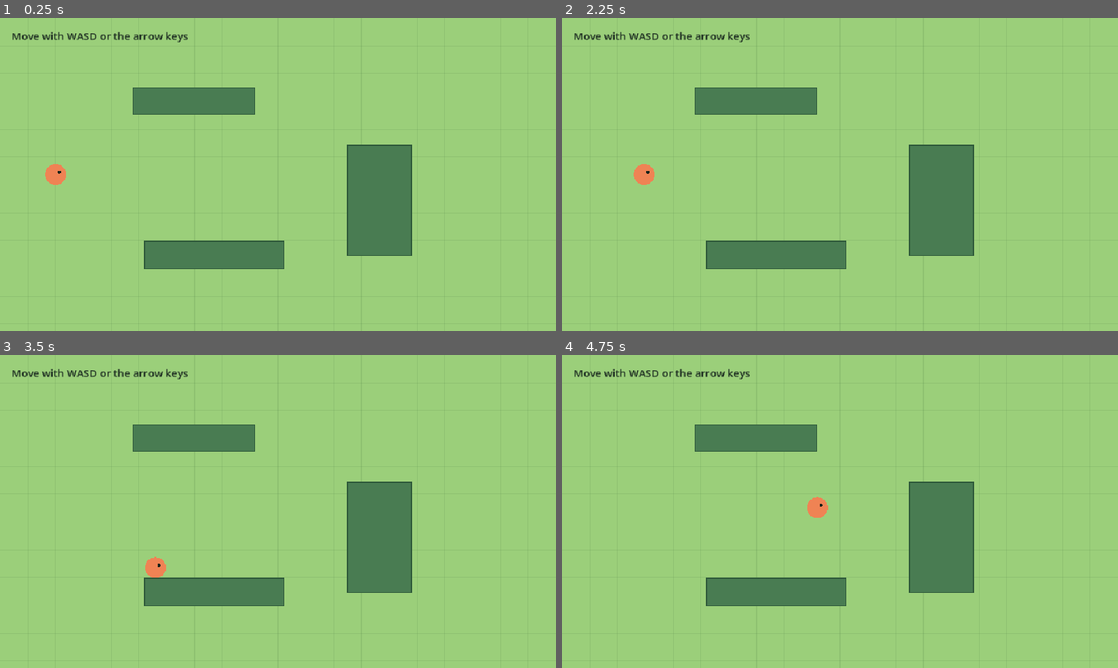
Above: before the commit, frames 1-4 (two rows, left to right).
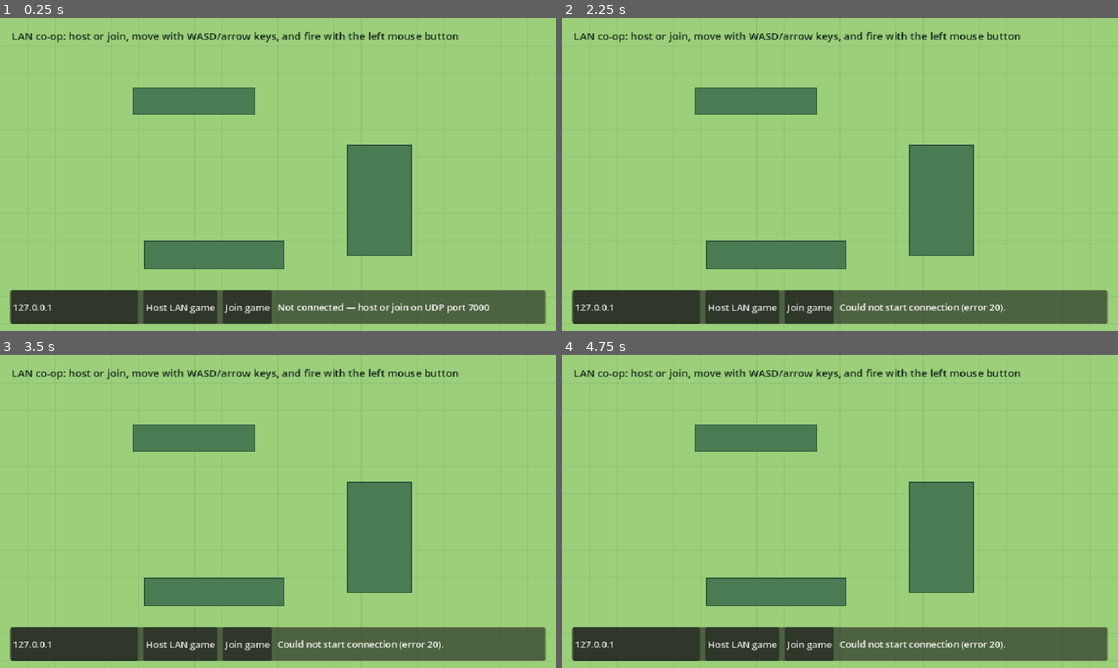
Above: after the commit, the same moments.

Repository: Eth217/beep-boop
Game: Godot game, scene res://scenes/world.tscn
The game is run twice, just before and just after one commit, with the same random seed, the same clock (stepped at 60 frames per second) and the same inputs.
Inputs (mouse positions are in pixels of both pictures, inside the frame that each line leads up to):
- Up to frame 1 (0.25 s): no input
- Up to frame 2 (2.25 s): click (739, 305) at 0.5 s, where only the run after the commit has a clickable "Host LAN game"; click (806, 305) at 1.25 s, where only the run after the commit has a clickable "Join game"; move the mouse to (962, 158) at 2.02 s; hold D from 2.03 s (still down); click (962, 158) at 2.17 s
- Up to frame 3 (3.5 s): move the mouse to (166, 527) at 2.77 s; release D at 2.78 s; hold S from 2.78 s (still down); click (166, 527) at 2.92 s
- Up to frame 4 (4.75 s): move the mouse to (895, 442) at 3.52 s; release S at 3.53 s; hold D 3.53-4.28 s; click (895, 442) at 3.67 s; move the mouse to (812, 574) at 4.27 s; hold W from 4.28 s (still down); click (812, 574) at 4.42 s

The runs differ from the first frame. In frame 1, 12% of the frame differs, in the area x 1-99%, y 4-98%; in frame 2, 12%; in frame 3, 12%; in frame 4, 12%.

Commit message:
Publish multiplayer arena game

Diff:
--- a/project.godot
+++ b/project.godot
@@ -1,11 +1,18 @@
 ; Engine configuration file.
-; Edit this in Godot rather than by hand when possible.
+; It's best edited using the editor UI and not directly,
+; since the parameters that go here are not all obvious.
+;
+; Format:
+;   [section] ; section goes between []
+;   param=value ; assign values to parameters
+
 config_version=5
 
 [application]
 
 config/name="Reimagined Spoon"
 run/main_scene="res://scenes/world.tscn"
+config/features=PackedStringArray("4.7")
 
 [display]
 
--- /dev/null
+++ b/scenes/bullet.tscn
@@ -0,0 +1,15 @@
+[gd_scene load_steps=3 format=3]
+
+[ext_resource type="Script" path="res://scripts/bullet.gd" id="1_bullet"]
+
+[sub_resource type="CircleShape2D" id="CircleShape2D_bullet"]
+radius = 6.0
+
+[node name="Bullet" type="Area2D"]
+collision_layer = 4
+collision_mask = 3
+monitoring = true
+script = ExtResource("1_bullet")
+
+[node name="CollisionShape2D" type="CollisionShape2D" parent="."]
+shape = SubResource("CircleShape2D_bullet")
--- /dev/null
+++ b/scenes/player.tscn
@@ -0,0 +1,14 @@
+[gd_scene load_steps=3 format=3]
+
+[ext_resource type="Script" path="res://scripts/player.gd" id="1_player"]
+
+[sub_resource type="CircleShape2D" id="CircleShape2D_player"]
+radius = 18.0
+
+[node name="Player" type="CharacterBody2D"]
+collision_layer = 2
+collision_mask = 1
+script = ExtResource("1_player")
+
+[node name="CollisionShape2D" type="CollisionShape2D" parent="."]
+shape = SubResource("CircleShape2D_player")
--- a/scenes/world.tscn
+++ b/scenes/world.tscn
@@ -1,26 +1,19 @@
-[gd_scene load_steps=4 format=3]
+[gd_scene format=3 uid="uid://ck8a2g2tmr2tc"]
 
-[ext_resource type="Script" path="res://scripts/world.gd" id="1_world"]
-[ext_resource type="Script" path="res://scripts/player.gd" id="2_player"]
+[ext_resource type="Script" uid="uid://s0d4o3lnaqc3" path="res://scripts/world.gd" id="1_world"]
 
-[sub_resource type="CircleShape2D" id="CircleShape2D_player"]
-radius = 18.0
-
-[node name="World" type="Node2D"]
+[node name="World" type="Node2D" unique_id=472718102]
 script = ExtResource("1_world")
 
-[node name="Player" type="CharacterBody2D" parent="."]
-position = Vector2(96, 270)
-script = ExtResource("2_player")
+[node name="Players" type="Node2D" parent="." unique_id=1307828147]
 
-[node name="CollisionShape2D" type="CollisionShape2D" parent="Player"]
-shape = SubResource("CircleShape2D_player")
+[node name="Bullets" type="Node2D" parent="."]
 
-[node name="Instructions" type="Label" parent="."]
+[node name="Instructions" type="Label" parent="." unique_id=193161952]
 offset_left = 20.0
 offset_top = 18.0
-offset_right = 640.0
+offset_right = 760.0
 offset_bottom = 50.0
 theme_override_colors/font_color = Color(0.1, 0.16, 0.12, 1)
 theme_override_font_sizes/font_size = 18
-text = "Move with WASD or the arrow keys"
+text = "LAN co-op: host or join, move with WASD/arrow keys, and fire with the left mouse button"
--- /dev/null
+++ b/scripts/bullet.gd
@@ -0,0 +1,52 @@
+class_name NetworkBullet
+extends Area2D
+
+@export var speed := 600.0
+@export var lifetime := 1.5
+
+var bullet_id := -1
+var shooter_peer_id := 0
+var direction := Vector2.RIGHT
+var remaining_lifetime := 0.0
+
+signal impacted(bullet: NetworkBullet, hit_body: Node2D)
+
+
+func _ready() -> void:
+	remaining_lifetime = lifetime
+	body_entered.connect(_on_body_entered)
+	queue_redraw()
+
+
+func setup(id: int, shooter_id: int, start_position: Vector2, aim_direction: Vector2) -> void:
+	bullet_id = id
+	shooter_peer_id = shooter_id
+	global_position = start_position
+	direction = aim_direction.normalized()
+	rotation = direction.angle()
+
+
+func simulate_server_movement(delta: float) -> bool:
+	if not multiplayer.is_server():
+		return false
+
+	global_position += direction * speed * delta
+	remaining_lifetime -= delta
+	return remaining_lifetime <= 0.0
+
+
+@rpc("authority", "unreliable")
+func sync_state(new_position: Vector2) -> void:
+	global_position = new_position
+
+
+func _on_body_entered(body: Node2D) -> void:
+	if not multiplayer.is_server():
+		return
+	if body is NetworkPlayer and body.owner_peer_id == shooter_peer_id:
+		return
+	impacted.emit(self, body)
+
+
+func _draw() -> void:
+	draw_circle(Vector2.ZERO, 6.0, Color("fff3a0"))
--- a/scripts/player.gd
+++ b/scripts/player.gd
@@ -1,6 +1,18 @@
+class_name NetworkPlayer
 extends CharacterBody2D
 
+const MAX_HEALTH := 100
+
 @export var speed := 230.0
+@export var fire_cooldown := 0.22
+
+var owner_peer_id := 1
+var input_direction := Vector2.ZERO
+var last_fire_time_ms := -1000
+var health := MAX_HEALTH
+var round_active := true
+
+signal fire_requested(shooter_peer_id: int, direction: Vector2)
 
 
 func _ready() -> void:
@@ -8,16 +20,115 @@
 
 
 func _physics_process(_delta: float) -> void:
+	if not round_active or multiplayer.get_unique_id() != owner_peer_id:
+		return
+
 	var direction := Vector2(
 		float(Input.is_key_pressed(KEY_D) or Input.is_key_pressed(KEY_RIGHT)) - float(Input.is_key_pressed(KEY_A) or Input.is_key_pressed(KEY_LEFT)),
 		float(Input.is_key_pressed(KEY_S) or Input.is_key_pressed(KEY_DOWN)) - float(Input.is_key_pressed(KEY_W) or Input.is_key_pressed(KEY_UP))
 	).normalized()
 
-	velocity = direction * speed
+	if multiplayer.is_server():
+		input_direction = direction
+	else:
+		submit_input.rpc_id(1, direction)
+
+	if Input.is_mouse_button_pressed(MOUSE_BUTTON_LEFT):
+		_request_fire(_aim_direction())
+
+
+func simulate_server_movement() -> void:
+	if not multiplayer.is_server():
+		return
+
+	velocity = input_direction * speed
 	move_and_slide()
+	sync_state.rpc(position, velocity, health)
+
+
+@rpc("any_peer", "unreliable")
+func submit_input(direction: Vector2) -> void:
+	if not multiplayer.is_server():
+		return
+	if multiplayer.get_remote_sender_id() != owner_peer_id:
+		return
+	input_direction = direction.limit_length(1.0)
+
+
+func _request_fire(direction: Vector2) -> void:
+	if direction.is_zero_approx():
+		return
+
+	if multiplayer.is_server():
+		_fire_on_server(direction)
+	else:
+		submit_fire.rpc_id(1, direction)
+
+
+@rpc("any_peer", "unreliable")
+func submit_fire(direction: Vector2) -> void:
+	if not multiplayer.is_server():
+		return
+	if multiplayer.get_remote_sender_id() != owner_peer_id:
+		return
+	_fire_on_server(direction)
+
+
+func _fire_on_server(direction: Vector2) -> void:
+	if direction.is_zero_approx():
+		return
+
+	var current_time_ms := Time.get_ticks_msec()
+	if current_time_ms - last_fire_time_ms < int(fire_cooldown * 1000.0):
+		return
+
+	last_fire_time_ms = current_time_ms
+	fire_requested.emit(owner_peer_id, direction.normalized())
+
+
+func _aim_direction() -> Vector2:
+	return (get_global_mouse_position() - global_position).normalized()
+
+
+@rpc("authority", "unreliable")
+func sync_state(new_position: Vector2, new_velocity: Vector2, new_health: int) -> void:
+	position = new_position
+	velocity = new_velocity
+	health = new_health
+	queue_redraw()
+
+
+func take_damage(amount: int) -> bool:
+	if health <= 0:
+		return false
+
+	health = maxi(health - amount, 0)
+	queue_redraw()
+	return health == 0
+
+
+func reset_for_round(spawn_position: Vector2) -> void:
+	position = spawn_position
+	velocity = Vector2.ZERO
+	input_direction = Vector2.ZERO
+	health = MAX_HEALTH
+	round_active = true
+	queue_redraw()
+
+
+func set_round_active(is_active: bool) -> void:
+	round_active = is_active
+	if not is_active:
+		input_direction = Vector2.ZERO
+		velocity = Vector2.ZERO
 
 
 func _draw() -> void:
-	# A temporary character: replace this with a sprite later.
-	draw_circle(Vector2.ZERO, 18.0, Color("ef8354"))
+	var hue := fposmod(float(owner_peer_id) * 0.173, 1.0)
+	var body_color := Color.from_hsv(hue, 0.6, 0.95)
+	draw_circle(Vector2.ZERO, 18.0, body_color)
 	draw_circle(Vector2(6, -4), 3.0, Color("17211a"))
+
+	var bar_rect := Rect2(-20, -32, 40, 6)
+	draw_rect(bar_rect, Color("251f24"))
+	draw_rect(Rect2(-19, -31, 38.0 * float(health) / MAX_HEALTH, 4), Color("53d769"))
--- a/scripts/world.gd
+++ b/scripts/world.gd
@@ -2,6 +2,10 @@
 
 const WORLD_SIZE := Vector2(960, 540)
 const BORDER_THICKNESS := 32.0
+const GAME_PORT := 7000
+const MAX_PLAYERS := 4
+const PLAYER_SCENE := preload("res://scenes/player.tscn")
+const BULLET_SCENE := preload("res://scenes/bullet.tscn")
 
 var obstacles := [
 	# Screen boundaries.
@@ -15,11 +19,335 @@
 	Rect2(250, 385, 240, 48),
 ]
 
+@onready var players: Node2D = $Players
+@onready var bullets: Node2D = $Bullets
+
+var players_by_peer: Dictionary[int, NetworkPlayer] = {}
+var bullets_by_id: Dictionary[int, NetworkBullet] = {}
+var next_bullet_id := 1
+var address_input: LineEdit
+var host_button: Button
+var join_button: Button
+var status_label: Label
+var network_active := false
+var game_active := true
+var result_panel: PanelContainer
+var result_label: Label
+
 
 func _ready() -> void:
 	for index in obstacles.size():
 		_add_obstacle(obstacles[index], index)
+	_create_network_controls()
+	multiplayer.peer_connected.connect(_on_peer_connected)
+	multiplayer.peer_disconnected.connect(_on_peer_disconnected)
+	multiplayer.connected_to_server.connect(_on_connected_to_server)
+	multiplayer.connection_failed.connect(_on_connection_failed)
+	multiplayer.server_disconnected.connect(_on_server_disconnected)
 	queue_redraw()
+
+
+func _physics_process(_delta: float) -> void:
+	if not multiplayer.is_server() or not game_active:
+		return
+	for player in players_by_peer.values():
+		player.simulate_server_movement()
+	for bullet in bullets_by_id.values():
+		if bullet.simulate_server_movement(_delta):
+			remove_bullet.rpc(bullet.bullet_id)
+		else:
+			bullet.sync_state.rpc(bullet.global_position)
+
+
+func _create_network_controls() -> void:
+	var overlay := CanvasLayer.new()
+	add_child(overlay)
+
+	var panel := PanelContainer.new()
+	panel.position = Vector2(18, 470)
+	panel.size = Vector2(924, 58)
+	overlay.add_child(panel)
+
+	var row := HBoxContainer.new()
+	row.add_theme_constant_override("separation", 10)
+	panel.add_child(row)
+
+	address_input = LineEdit.new()
+	address_input.placeholder_text = "Host IP address"
+	address_input.text = "127.0.0.1"
+	address_input.custom_minimum_size = Vector2(220, 0)
+	row.add_child(address_input)
+
+	host_button = Button.new()
+	host_button.text = "Host LAN game"
+	host_button.pressed.connect(host_game)
+	row.add_child(host_button)
+
+	join_button = Button.new()
+	join_button.text = "Join game"
+	join_button.pressed.connect(join_game)
+	row.add_child(join_button)
+
+	status_label = Label.new()
+	status_label.text = "Not connected — host or join on UDP port %d" % GAME_PORT
+	status_label.vertical_alignment = VERTICAL_ALIGNMENT_CENTER
+	status_label.size_flags_horizontal = Control.SIZE_EXPAND_FILL
+	row.add_child(status_label)
+
+	result_panel = PanelContainer.new()
+	result_panel.position = Vector2(340, 190)
+	result_panel.size = Vector2(280, 130)
+	result_panel.visible = false
+	overlay.add_child(result_panel)
+
+	var result_content := VBoxContainer.new()
+	result_content.alignment = BoxContainer.ALIGNMENT_CENTER
+	result_content.add_theme_constant_override("separation", 14)
+	result_panel.add_child(result_content)
+
+	result_label = Label.new()
+	result_label.horizontal_alignment = HORIZONTAL_ALIGNMENT_CENTER
+	result_label.add_theme_font_size_override("font_size", 28)
+	result_content.add_child(result_label)
+
+	var restart_button := Button.new()
+	restart_button.text = "Start over"
+	restart_button.pressed.connect(_request_restart)
+	result_content.add_child(restart_button)
+
+
+func host_game() -> void:
+	if network_active:
+		return
+
+	var peer := ENetMultiplayerPeer.new()
+	var error := peer.create_server(GAME_PORT, MAX_PLAYERS)
+	if error != OK:
+		_set_status("Could not host on port %d (error %d)." % [GAME_PORT, error])
+		return
+
+	multiplayer.multiplayer_peer = peer
+	network_active = true
+	_set_connected_controls()
+	_set_status("Hosting on UDP %d — share this computer's LAN IP." % GAME_PORT)
+	spawn_player.rpc(1, _spawn_position_for(1))
+
+
+func join_game() -> void:
+	if network_active:
+		return
+
+	var address := address_input.text.strip_edges()
+	if address.is_empty():
+		_set_status("Enter the host's LAN IP address first.")
+		return
+
+	var peer := ENetMultiplayerPeer.new()
+	var error := peer.create_client(address, GAME_PORT)
+	if error != OK:
+		_set_status("Could not start connection (error %d)." % error)
+		return
+
+	multiplayer.multiplayer_peer = peer
+	network_active = true
+	_set_connected_controls()
+	_set_status("Connecting to %s:%d…" % [address, GAME_PORT])
+
+
+@rpc("authority", "call_local", "reliable")
+func spawn_player(peer_id: int, spawn_position: Vector2) -> void:
+	if players_by_peer.has(peer_id):
+		return
+
+	var player := PLAYER_SCENE.instantiate() as NetworkPlayer
+	player.name = "Player_%d" % peer_id
+	player.owner_peer_id = peer_id
+	player.position = spawn_position
+	players.add_child(player)
+	players_by_peer[peer_id] = player
+	player.fire_requested.connect(_on_player_fire_requested)
+
+
+@rpc("authority", "call_local", "reliable")
+func remove_player(peer_id: int) -> void:
+	if not players_by_peer.has(peer_id):
+		return
+	var player := players_by_peer[peer_id]
+	players_by_peer.erase(peer_id)
+	player.queue_free()
+
+
+func _on_player_fire_requested(shooter_peer_id: int, direction: Vector2) -> void:
+	if not multiplayer.is_server() or not players_by_peer.has(shooter_peer_id):
+		return
+
+	var player := players_by_peer[shooter_peer_id]
+	var spawn_position := player.global_position + direction * 28.0
+	spawn_bullet.rpc(next_bullet_id, shooter_peer_id, spawn_position, direction)
+	next_bullet_id += 1
+
+
+@rpc("authority", "call_local", "reliable")
+func spawn_bullet(bullet_id: int, shooter_peer_id: int, spawn_position: Vector2, direction: Vector2) -> void:
+	if bullets_by_id.has(bullet_id):
+		return
+
+	var bullet := BULLET_SCENE.instantiate() as NetworkBullet
+	bullet.name = "Bullet_%d" % bullet_id
+	bullets.add_child(bullet)
+	bullet.setup(bullet_id, shooter_peer_id, spawn_position, direction)
+	bullets_by_id[bullet_id] = bullet
+	bullet.impacted.connect(_on_bullet_impacted)
+
+
+@rpc("authority", "call_local", "reliable")
+func remove_bullet(bullet_id: int) -> void:
+	if not bullets_by_id.has(bullet_id):
+		return
+
+	var bullet := bullets_by_id[bullet_id]
+	bullets_by_id.erase(bullet_id)
+	bullet.queue_free()
+
+
+func _on_bullet_impacted(bullet: NetworkBullet, hit_body: Node2D) -> void:
+	if not multiplayer.is_server():
+		return
+
+	if hit_body is NetworkPlayer:
+		hit_body.take_damage(10)
+		if _living_player_count() <= 1:
+			_finish_round()
+
+	remove_bullet.rpc(bullet.bullet_id)
+
+
+func _living_player_count() -> int:
+	var living_players := 0
+	for player in players_by_peer.values():
+		if player.health > 0:
+			living_players += 1
+	return living_players
+
+
+func _finish_round() -> void:
+	if not game_active:
+		return
+
+	game_active = false
+	var winner_peer_id := -1
+	for player in players_by_peer.values():
+		player.set_round_active(false)
+		if player.health > 0:
+			winner_peer_id = player.owner_peer_id
+	for bullet_id in bullets_by_id.keys():
+		remove_bullet.rpc(bullet_id)
+	show_round_result.rpc(winner_peer_id)
+
+
+@rpc("authority", "call_local", "reliable")
+func show_round_result(winner_peer_id: int) -> void:
+	game_active = false
+	for player in players_by_peer.values():
+		player.set_round_active(false)
+	result_label.text = "You win!" if multiplayer.get_unique_id() == winner_peer_id else "You lose!"
+	result_panel.show()
+
+
+func _request_restart() -> void:
+	if multiplayer.is_server():
+		restart_round()
+	else:
+		request_restart.rpc_id(1)
+
+
+@rpc("any_peer", "reliable")
+func request_restart() -> void:
+	if not multiplayer.is_server():
+		return
+	if not players_by_peer.has(multiplayer.get_remote_sender_id()):
+		return
+	restart_round()
+
+
+func restart_round() -> void:
+	if not multiplayer.is_server():
+		return
+
+	for bullet_id in bullets_by_id.keys():
+		remove_bullet.rpc(bullet_id)
+	for peer_id in players_by_peer:
+		reset_player.rpc(peer_id, _spawn_position_for(peer_id))
+	hide_round_result.rpc()
+
+
+@rpc("authority", "call_local", "reliable")
+func reset_player(peer_id: int, spawn_position: Vector2) -> void:
+	if players_by_peer.has(peer_id):
+		players_by_peer[peer_id].reset_for_round(spawn_position)
+
+
+@rpc("authority", "call_local", "reliable")
+func hide_round_result() -> void:
+	game_active = true
+	result_panel.hide()
+
+
+func _on_peer_connected(peer_id: int) -> void:
+	if not multiplayer.is_server():
+		return
+
+	for existing_peer_id in players_by_peer:
+		spawn_player.rpc_id(peer_id, existing_peer_id, players_by_peer[existing_peer_id].position)
+	spawn_player.rpc(peer_id, _spawn_position_for(peer_id))
+	_set_status("Player %d joined (%d/%d)." % [peer_id, players_by_peer.size(), MAX_PLAYERS])
+
+
+func _on_peer_disconnected(peer_id: int) -> void:
+	if multiplayer.is_server():
+		remove_player.rpc(peer_id)
+		_set_status("Player %d left (%d/%d)." % [peer_id, players_by_peer.size(), MAX_PLAYERS])
+
+
+func _on_connected_to_server() -> void:
+	_set_status("Connected — waiting for the host to spawn your player.")
+
+
+func _on_connection_failed() -> void:
+	_set_status("Connection failed. Check the host IP and firewall.")
+	_reset_network()
+
+
+func _on_server_disconnected() -> void:
+	_set_status("The host disconnected.")
+	_reset_network()
+
+
+func _reset_network() -> void:
+	multiplayer.multiplayer_peer = OfflineMultiplayerPeer.new()
+	network_active = false
+	for peer_id in players_by_peer.keys():
+		remove_player(peer_id)
+	for bullet_id in bullets_by_id.keys():
+		remove_bullet(bullet_id)
+	host_button.disabled = false
+	join_button.disabled = false
+	address_input.editable = true
+
+
+func _set_connected_controls() -> void:
+	host_button.disabled = true
+	join_button.disabled = true
+	address_input.editable = false
+
+
+func _set_status(message: String) -> void:
+	status_label.text = message
+
+
+func _spawn_position_for(peer_id: int) -> Vector2:
+	var spawn_points := [Vector2(96, 270), Vector2(150, 270), Vector2(96, 330), Vector2(150, 330)]
+	return spawn_points[(peer_id - 1) % spawn_points.size()]
 
 
 func _add_obstacle(rect: Rect2, index: int) -> void:
--- /dev/null
+++ b/tests/player_collision_test.gd
@@ -0,0 +1,46 @@
+extends SceneTree
+
+const PLAYER_SCENE := preload("res://scenes/player.tscn")
+const BULLET_SCENE := preload("res://scenes/bullet.tscn")
+const WORLD_COLLISION_LAYER := 1
+const PLAYER_COLLISION_LAYER := 2
+
+
+func _init() -> void:
+	var player_one := PLAYER_SCENE.instantiate() as NetworkPlayer
+	var player_two := PLAYER_SCENE.instantiate() as NetworkPlayer
+	var bullet := BULLET_SCENE.instantiate() as Area2D
+
+	assert(player_one.collision_layer == PLAYER_COLLISION_LAYER)
+	assert(player_two.collision_layer == PLAYER_COLLISION_LAYER)
+	assert(player_one.collision_mask == WORLD_COLLISION_LAYER)
+	assert(player_two.collision_mask == WORLD_COLLISION_LAYER)
+	assert(player_one.health == NetworkPlayer.MAX_HEALTH)
+	assert(not player_one.take_damage(10))
+	assert(player_one.health == 90)
+	for _hit in range(8):
+		assert(not player_one.take_damage(10))
+	assert(player_one.take_damage(10))
+	assert(player_one.health == 0)
+	player_one.reset_for_round(Vector2(96, 270))
+	assert(player_one.health == NetworkPlayer.MAX_HEALTH)
+	assert(not _can_collide(player_one, player_two))
+	assert(_can_collide_with_world(player_one))
+	assert(_can_collide(bullet, player_one))
+	assert(_can_collide_with_world(bullet))
+
+	player_one.free()
+	player_two.free()
+	bullet.free()
+	quit()
+
+
+func _can_collide(first_body: CollisionObject2D, second_body: CollisionObject2D) -> bool:
+	return (
+		(first_body.collision_mask & second_body.collision_layer) != 0
+		or (second_body.collision_mask & first_body.collision_layer) != 0
+	)
+
+
+func _can_collide_with_world(player: CollisionObject2D) -> bool:
+	return (player.collision_mask & WORLD_COLLISION_LAYER) != 0
Not shown, added: scripts/bullet.gd.uid
Not shown, added: tests/player_collision_test.gd.uid
